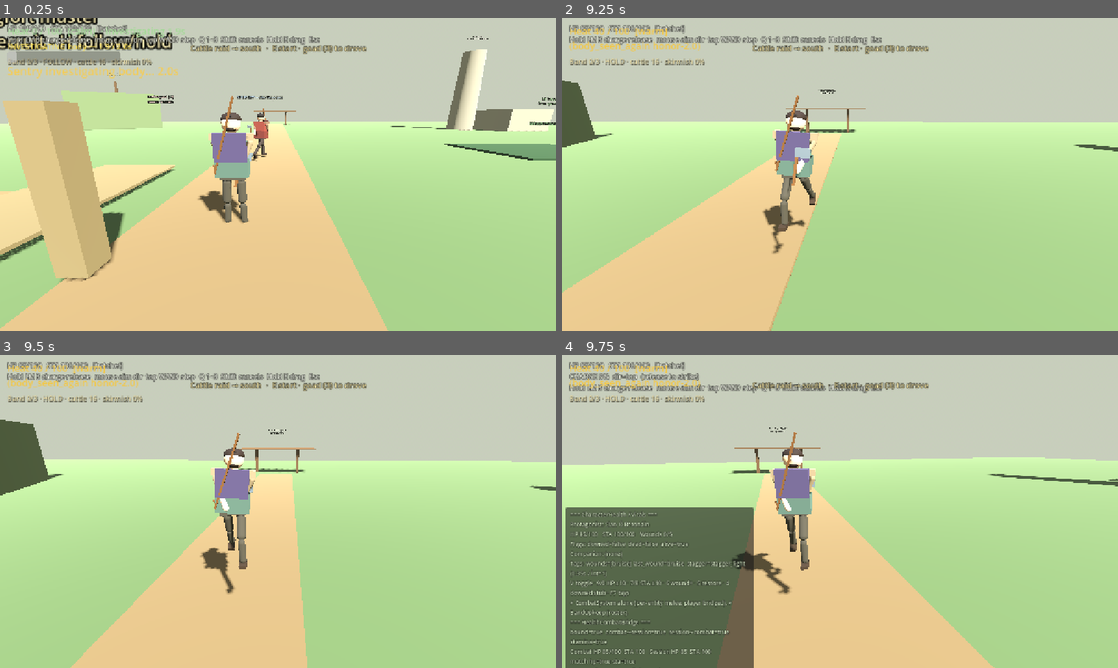
Above: before the commit, frames 1-4 (two rows, left to right).
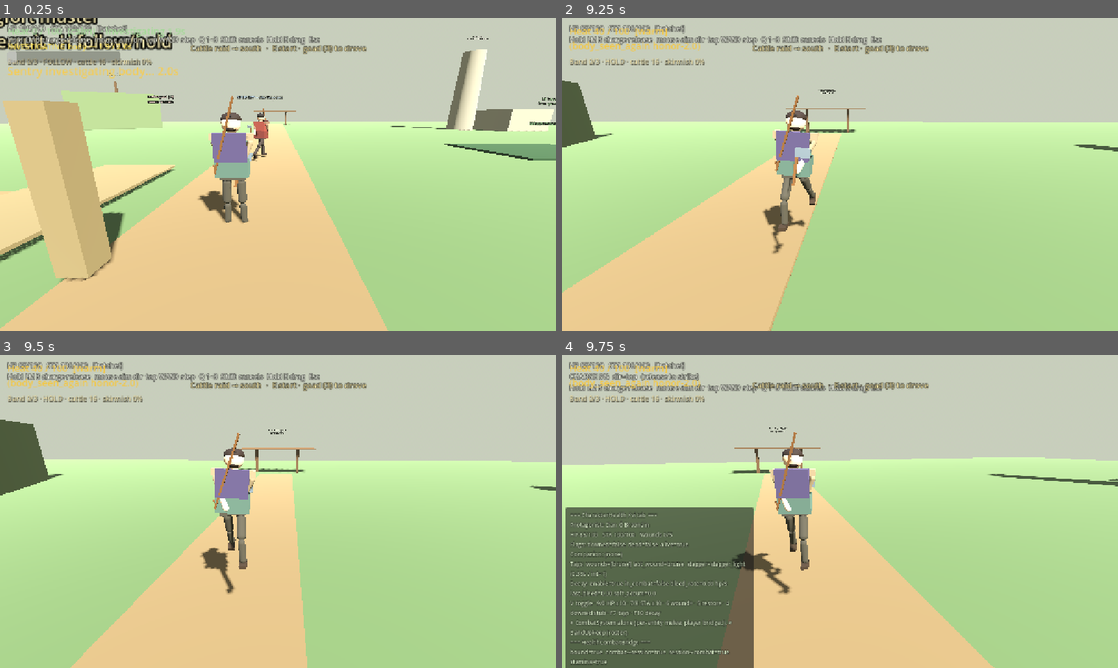
Above: after the commit, the same moments.

Repository: fortins4/devPlayground
Game: Godot game, scene res://scenes/main/main.tscn
The game is run twice, just before and just after one commit, with the same random seed, the same clock (stepped at 60 frames per second) and the same inputs.
Inputs (mouse positions are in pixels of both pictures, inside the frame that each line leads up to):
- Up to frame 1 (0.25 s): no input
- Up to frame 2 (9.25 s): tap Enter at 0.5 s; move the mouse to (867, 174) at 0.52 s; hold W (move_forward) 0.53-5.78 s; tap F at 0.6, 1.55, 2.3, 3.05, 3.8, 4.55, 5.3, 6.05, 6.8, 7.55, 8.3, 9.05 s; click (867, 174) at 0.67 s; tap Space (jump) at 0.77, 1.52, 3.02, 3.77, 4.52, 6.02, 6.77, 7.52, 9.02 s; move the mouse to (812, 174) at 1.27 s; right-click (812, 174) at 1.35 s; move the mouse to (851, 168) at 2.02 s; press the mouse at (851, 168) at 2.03 s; move the mouse to (834, 180) at 2.77 s; release the mouse at (834, 180) at 2.78 s; tap H (band_toggle) at 2.85 s; click (834, 180) at 2.92 s; move the mouse to (878, 177) at 3.52 s; hold Ctrl (crouch) 3.53-4.28 s; move the mouse to (795, 171) at 4.27 s; tap Q (cycle_weapon) at 4.35 s; move the mouse to (845, 174) at 5.02 s; hold E (interact) 5.03-5.78 s; click (845, 174) at 5.17 s; move the mouse to (817, 168) at 5.77 s; hold D (move_right) 5.78-6.53 s; tap Shift (sprint) at 5.85 s; move the mouse to (867, 174) at 6.52 s; hold 3 (weapon_goad) 6.53-7.28 s; hold W (move_forward) 6.53-8.78 s; move the mouse to (812, 174) at 7.27 s; tap 1 (weapon_hatchet) at 7.35 s; click (812, 174) at 7.42 s; move the mouse to (851, 168) at 8.02 s; hold 2 (weapon_knife) 8.03-8.78 s; move the mouse to (834, 180) at 8.77 s; hold A (move_left) from 8.78 s (still down); tap Delete at 8.85 s
- Up to frame 3 (9.5 s): keep holding A (move_left)
- Up to frame 4 (9.75 s): move the mouse to (878, 514) at 9.52 s; release A (move_left) at 9.53 s; hold W (move_forward) from 9.53 s (still down); tap V at 9.6 s; click (878, 514) at 9.67 s

Frames 1-3 are identical in both runs. In frame 4, 2.2% of the frame differs, in the area x 1-33%, y 50-100%.
Error in both runs: Stack overflow. Check for infinite recursion in your script. (res://scripts/autoload/world_clock.gd:247)

Commit message:
systems: bleed/wound decay over time table

Diff:
--- a/scripts/autoload/character_health.gd
+++ b/scripts/autoload/character_health.gd
@@ -43,6 +43,18 @@
 var last_stagger_duration_sec: float = 0.0
 var last_stagger_interrupt: int = 0
 
+## Bleed / wound decay (WoundDecayTable) — stub timers; wiped by clear/restore.
+## Parallel ages for wound_tags (same length). Soft counter decays ALWAYS
+## (table OOC gate off by default). See systems/combat/wound_decay_table.gd.
+var enable_wound_decay: bool = true
+## Godot / combat can set true to pause soft-counter when table OOC-only is on.
+var in_combat: bool = false
+var wound_tag_ages: Array[float] = []
+var _bleed_tick_accum: float = 0.0
+var _soft_wound_decay_accum: float = 0.0
+var last_bleed_hp: float = 0.0
+var last_bleed_rate: float = 0.0
+
 ## Death / downed stub — HUD can show "downed"; no fancy scene.
 var is_downed: bool = false
 var is_dead: bool = false
@@ -61,6 +73,14 @@
 
 func _ready() -> void:
 	_emit_all_player()
+
+
+func _process(delta: float) -> void:
+	if not enable_wound_decay:
+		return
+	if is_dead:
+		return
+	_tick_wound_decay(delta)
 
 
 func _emit_all_player() -> void:
@@ -190,6 +210,11 @@
 
 func clear_wound_tags() -> void:
 	wound_tags.clear()
+	wound_tag_ages.clear()
+	_bleed_tick_accum = 0.0
+	_soft_wound_decay_accum = 0.0
+	last_bleed_hp = 0.0
+	last_bleed_rate = 0.0
 	last_wound_tag = &""
 	last_stagger_tag = &""
 	last_stagger_duration_sec = 0.0
@@ -209,8 +234,12 @@
 		applied = add_wound(delta)
 	last_wound_tag = tag
 	wound_tags.append(tag)
+	wound_tag_ages.append(0.0)
 	while wound_tags.size() > MAX_WOUND_TAGS:
 		wound_tags.pop_front()
+		if wound_tag_ages.size() > 0:
+			wound_tag_ages.pop_front()
+	_sync_wound_tag_ages()
 	wound_tag_applied.emit(tag, delta)
 	return applied
 
@@ -371,6 +400,98 @@
 		companion_health_changed.emit(companion_hp, companion_max_hp)
 	companion_is_downed = companion_hp <= 0.0
 	return companion_hp - before
+
+
+# --- Bleed / wound decay (WoundDecayTable) ------------------------------------
+
+func set_in_combat(active: bool) -> void:
+	in_combat = active
+
+
+func get_wound_decay_debug_text() -> String:
+	return WoundDecayTable.get_debug_text(
+		wound_tags, wounds, _bleed_tick_accum, _soft_wound_decay_accum
+	)
+
+
+func dump_wound_decay_table() -> void:
+	print(get_wound_decay_debug_text())
+	print(
+		"CharacterHealth decay: enable=%s in_combat=%s bleed_rate=%.2f last_bleed=%.2f ages=%s" % [
+			str(enable_wound_decay),
+			str(in_combat),
+			last_bleed_rate,
+			last_bleed_hp,
+			str(wound_tag_ages),
+		]
+	)
+
+
+func _sync_wound_tag_ages() -> void:
+	## Keep ages array length-matched to wound_tags (pad/truncate).
+	while wound_tag_ages.size() < wound_tags.size():
+		wound_tag_ages.append(0.0)
+	while wound_tag_ages.size() > wound_tags.size():
+		wound_tag_ages.pop_back()
+
+
+func _tick_wound_decay(delta: float) -> void:
+	_sync_wound_tag_ages()
+	var has_tags := wound_tags.size() > 0
+	var has_wounds := wounds > 0
+	if not has_tags and not has_wounds:
+		_bleed_tick_accum = 0.0
+		_soft_wound_decay_accum = 0.0
+		last_bleed_rate = 0.0
+		return
+
+	# Age tags + clear expired.
+	if has_tags:
+		var keep_tags: Array[StringName] = []
+		var keep_ages: Array[float] = []
+		for i in range(wound_tags.size()):
+			var age := wound_tag_ages[i] + delta if i < wound_tag_ages.size() else delta
+			var tag: StringName = wound_tags[i]
+			var max_age := WoundDecayTable.decay_sec(tag)
+			if max_age > 0.0 and age >= max_age:
+				continue  # tag softens / clears
+			keep_tags.append(tag)
+			keep_ages.append(age)
+		wound_tags = keep_tags
+		wound_tag_ages = keep_ages
+		if wound_tags.is_empty():
+			last_wound_tag = &""
+
+	# Bleed HP from active tags (sum rates), applied on tick interval.
+	last_bleed_rate = WoundDecayTable.total_bleed_hp_per_sec(wound_tags)
+	if last_bleed_rate > 0.0 and hp > 0.0:
+		var interval := WoundDecayTable.resolve_tick_interval(wound_tags)
+		_bleed_tick_accum += delta
+		if _bleed_tick_accum >= interval:
+			var elapsed := _bleed_tick_accum
+			_bleed_tick_accum = 0.0
+			var dmg := last_bleed_rate * elapsed
+			last_bleed_hp = dmg
+			modify_hp(-dmg)
+	else:
+		_bleed_tick_accum = 0.0
+		last_bleed_hp = 0.0
+
+	# Soft wound counter decay (ALWAYS unless table OOC-only + in_combat).
+	if wounds > 0:
+		var ooc_only := WoundDecayTable.soft_wound_decay_out_of_combat_only()
+		var allow_soft := (not ooc_only) or (not in_combat)
+		if allow_soft:
+			_soft_wound_decay_accum += delta
+			var need := WoundDecayTable.soft_wound_decay_sec()
+			while wounds > 0 and _soft_wound_decay_accum >= need:
+				_soft_wound_decay_accum -= need
+				modify_wounds(-1)
+		# else: paused in combat — leave accum (or freeze); freeze for clarity
+		elif ooc_only and in_combat:
+			pass
+	else:
+		_soft_wound_decay_accum = 0.0
 
 
 # --- Snapshot / debug ----------------------------------------------------------
@@ -398,6 +519,13 @@
 		"last_stagger_tag": String(last_stagger_tag),
 		"last_stagger_duration_sec": last_stagger_duration_sec,
 		"last_stagger_interrupt": last_stagger_interrupt,
+		"enable_wound_decay": enable_wound_decay,
+		"in_combat": in_combat,
+		"last_bleed_rate": last_bleed_rate,
+		"last_bleed_hp": last_bleed_hp,
+		"bleed_tick_accum": _bleed_tick_accum,
+		"soft_wound_decay_accum": _soft_wound_decay_accum,
+		"wound_tag_ages": wound_tag_ages.duplicate(),
 		"debug_visible": debug_visible,
 	}
 
@@ -443,7 +571,16 @@
 			last_stagger_interrupt,
 		]
 	)
-	lines.append("V toggle · 9/0 HP ±10 · 7/8 STA ±10 · 6 wound+ · 5 restore · 4 downed stub · F7 tags")
+	lines.append(
+		"Decay: enable=%s in_combat=%s bleed_rate=%.2f hp/s last_bleed=%.2f soft_accum=%.1f" % [
+			str(enable_wound_decay),
+			str(in_combat),
+			last_bleed_rate,
+			last_bleed_hp,
+			_soft_wound_decay_accum,
+		]
+	)
+	lines.append("V toggle · 9/0 HP ±10 · 7/8 STA ±10 · 6 wound+ · 5 restore · 4 downed stub · F7 tags · F10 decay")
 	lines.append("≠ CombatSystem alone (per-entity melee; player bridged). ≠ BandUpkeep (roster).")
 	return "\n".join(lines)
 
--- a/scripts/ui/health_debug_hud.gd
+++ b/scripts/ui/health_debug_hud.gd
@@ -11,6 +11,7 @@
 ##   F7 — print CombatTags catalog + last applied stagger/wound tags
 ##   F8 — print BlockPostureTable dump + current posture / last resolve
 ##   F9 — print FlankBonusTable dump + last open-side resolve
+##   F10 — print WoundDecayTable dump + CharacterHealth live bleed/soft accum
 ##   9 / 0 — HP −10 / +10
 ##   7 / 8 — stamina −10 / +10
 ##   6 — add wound
@@ -76,6 +77,9 @@
 			KEY_F9:
 				_dump_flank_bonus_table()
 				get_viewport().set_input_as_handled()
+			KEY_F10:
+				_dump_wound_decay_table()
+				get_viewport().set_input_as_handled()
 			KEY_9:
 				if CharacterHealth:
 					CharacterHealth.modify_hp(-10.0)
@@ -191,6 +195,14 @@
 		combat.dump_flank_bonus_table()
 	else:
 		print(FlankBonusTable.get_debug_text())
+	_refresh()
+
+
+func _dump_wound_decay_table() -> void:
+	if CharacterHealth and CharacterHealth.has_method("dump_wound_decay_table"):
+		CharacterHealth.dump_wound_decay_table()
+	else:
+		print(WoundDecayTable.get_debug_text())
 	_refresh()
 
 
@@ -227,6 +239,10 @@
 		text += "\n" + combat.get_flank_bonus_debug_text()
 	else:
 		text += "\n" + FlankBonusTable.get_debug_text()
+	if CharacterHealth and CharacterHealth.has_method("get_wound_decay_debug_text"):
+		text += "\n" + CharacterHealth.get_wound_decay_debug_text()
+	else:
+		text += "\n" + WoundDecayTable.get_debug_text()
 	label.text = text
 
 
--- a/systems/combat/combat_tags.gd
+++ b/systems/combat/combat_tags.gd
@@ -7,7 +7,8 @@
 ## DATA + lookup helpers. CombatSystem wires a small apply path on hatchet hit;
 ## knife/goad get simple defaults.
 ##
-## Out of scope: full injury/limb sim, bleed ticks, permanent scars.
+## Bleed / decay rates live in WoundDecayTable (cut/deep bleed; bruise=0).
+## Out of scope here: full injury/limb sim, permanent scars, medical minigame.
 
 ## Short CC / interrupt tags (duration + optional interrupt_strength).
 const STAGGER: Dictionary = {
@@ -27,15 +28,15 @@
 const WOUND: Dictionary = {
 	&"bruise": {
 		"wound_delta": 0,
-		"notes": "blunt / glancing — tag only, no soft-counter tick",
+		"notes": "blunt / glancing — tag only; WoundDecayTable bleed=0, decays ~20s",
 	},
 	&"cut": {
 		"wound_delta": 1,
-		"notes": "edge bite — +1 soft wound",
+		"notes": "edge bite — +1 soft wound; bleed from WoundDecayTable (cut)",
 	},
 	&"deep": {
 		"wound_delta": 2,
-		"notes": "charged overhead / heavy bite — +2 soft wounds",
+		"notes": "charged overhead / heavy bite — +2 soft wounds; bleed from WoundDecayTable (deep)",
 	},
 }
 
@@ -98,12 +99,18 @@
 	if not WOUND.has(tag):
 		return {}
 	var e: Dictionary = WOUND[tag]
-	return {
+	var out := {
 		"tag": tag,
 		"kind": &"wound",
 		"wound_delta": int(e.get("wound_delta", 0)),
 		"notes": String(e.get("notes", "")),
 	}
+	# Optional link to WoundDecayTable bleed / decay (do not retune here).
+	var decay: Dictionary = WoundDecayTable.entry(tag)
+	if not decay.is_empty():
+		out["bleed_hp_per_sec"] = float(decay.get("bleed_hp_per_sec", 0.0))
+		out["decay_sec"] = float(decay.get("decay_sec", 0.0))
+	return out
 
 
 static func entry(tag: StringName) -> Dictionary:
@@ -214,9 +221,11 @@
 	lines.append("wound:")
 	for k in WOUND.keys():
 		var w := wound_entry(k)
+		var bleed := float(w.get("bleed_hp_per_sec", 0.0))
+		var dsec := float(w.get("decay_sec", 0.0))
 		lines.append(
-			"  %-14s delta=%+d  — %s" % [
-				String(k), int(w["wound_delta"]), String(w["notes"]),
+			"  %-14s delta=%+d  bleed=%.2f hp/s  decay=%.0fs  — %s" % [
+				String(k), int(w["wound_delta"]), bleed, dsec, String(w["notes"]),
 			]
 		)
 	lines.append("hatchet dir×tier → tags:")
--- /dev/null
+++ b/systems/combat/wound_decay_table.gd
@@ -0,0 +1,190 @@
+class_name WoundDecayTable
+extends RefCounted
+## Bleed / wound decay over time — greybox DATA surface.
+##
+## Per wound-tag bleed rates + tag clear times, plus soft wound-counter decay.
+## CharacterHealth ticks this when wounds/tags are present (stub — no full
+## injury sim). Feel (VFX, limp, bandage UI) stays Godot-owned.
+##
+## Soft wound counter rule (stub):
+##   ALWAYS decay −1 every SOFT_WOUND_DECAY_SEC while wounds > 0.
+##   Independent of named tags. clear_wounds / restore_full wipe timers.
+##   Godot may later gate with out-of-combat; table exposes the flag for that.
+##
+## Tag rule:
+##   Each active CombatTags wound tag ages; after decay_sec it is removed
+##   (softens/clears). While present, bleed_hp_per_sec contributes to HP drain
+##   (bruise = 0). Tag clear does NOT auto-adjust the integer wound counter.
+##
+## Out of scope: permanent scars, limb loss, medical minigame.
+
+## Shared bleed apply cadence (seconds between HP ticks).
+const TICK_INTERVAL_SEC: float = 0.5
+
+## Soft integer wound counter: −1 every this many seconds while wounds > 0.
+const SOFT_WOUND_DECAY_SEC: float = 30.0
+
+## When true, soft-counter decay only runs while CharacterHealth reports
+## not-in-combat. Stub default false = always decay (no combat gate required).
+const SOFT_WOUND_DECAY_OUT_OF_COMBAT_ONLY: bool = false
+
+## Per CombatTags wound id: bleed_hp_per_sec, decay_sec (tag clear), notes.
+## tick_interval falls back to TICK_INTERVAL_SEC when omitted / ≤ 0.
+const BY_TAG: Dictionary = {
+	&"bruise": {
+		"bleed_hp_per_sec": 0.0,
+		"decay_sec": 20.0,
+		"tick_interval": 0.5,
+		"notes": "no bleed — tag fades after decay_sec",
+	},
+	&"cut": {
+		"bleed_hp_per_sec": 1.0,
+		"decay_sec": 45.0,
+		"tick_interval": 0.5,
+		"notes": "edge bleed — links CombatTags cut → table rate",
+	},
+	&"deep": {
+		"bleed_hp_per_sec": 2.5,
+		"decay_sec": 70.0,
+		"tick_interval": 0.5,
+		"notes": "heavy bleed — links CombatTags deep → table rate",
+	},
+}
+
+
+static func has_tag(tag: StringName) -> bool:
+	return BY_TAG.has(tag)
+
+
+static func entry(tag: StringName) -> Dictionary:
+	if not BY_TAG.has(tag):
+		return {}
+	var e: Dictionary = BY_TAG[tag]
+	var tick := float(e.get("tick_interval", TICK_INTERVAL_SEC))
+	if tick <= 0.0:
+		tick = TICK_INTERVAL_SEC
+	return {
+		"tag": tag,
+		"bleed_hp_per_sec": float(e.get("bleed_hp_per_sec", 0.0)),
+		"decay_sec": float(e.get("decay_sec", 0.0)),
+		"tick_interval": tick,
+		"notes": String(e.get("notes", "")),
+	}
+
+
+static func bleed_hp_per_sec(tag: StringName) -> float:
+	return float(entry(tag).get("bleed_hp_per_sec", 0.0))
+
+
+static func decay_sec(tag: StringName) -> float:
+	return float(entry(tag).get("decay_sec", 0.0))
+
+
+static func tick_interval(tag: StringName = &"") -> float:
+	if tag != &"" and BY_TAG.has(tag):
+		return float(entry(tag).get("tick_interval", TICK_INTERVAL_SEC))
+	return TICK_INTERVAL_SEC
+
+
+## Sum bleed rates for a list of wound tags (unknown tags contribute 0).
+static func total_bleed_hp_per_sec(tags: Array) -> float:
+	var total := 0.0
+	for item in tags:
+		var sn: StringName = item as StringName if typeof(item) == TYPE_STRING_NAME else StringName(str(item))
+		total += bleed_hp_per_sec(sn)
+	return total
+
+
+## Shortest positive tick interval among tags; else global default.
+static func resolve_tick_interval(tags: Array) -> float:
+	var best := TICK_INTERVAL_SEC
+	var found := false
+	for item in tags:
+		var sn: StringName = item as StringName if typeof(item) == TYPE_STRING_NAME else StringName(str(item))
+		var e := entry(sn)
+		if e.is_empty():
+			continue
+		var t := float(e.get("tick_interval", TICK_INTERVAL_SEC))
+		if t <= 0.0:
+			continue
+		if not found or t < best:
+			best = t
+			found = true
+	return best
+
+
+static func soft_wound_decay_sec() -> float:
+	return SOFT_WOUND_DECAY_SEC
+
+
+static func soft_wound_decay_out_of_combat_only() -> bool:
+	return SOFT_WOUND_DECAY_OUT_OF_COMBAT_ONLY
+
+
+static func to_debug_dict() -> Dictionary:
+	var by_tag: Dictionary = {}
+	for k in BY_TAG.keys():
+		by_tag[String(k)] = entry(k)
+	return {
+		"tick_interval_sec": TICK_INTERVAL_SEC,
+		"soft_wound_decay_sec": SOFT_WOUND_DECAY_SEC,
+		"soft_wound_decay_out_of_combat_only": SOFT_WOUND_DECAY_OUT_OF_COMBAT_ONLY,
+		"soft_wound_rule": (
+			"−1 wound every %.0fs ALWAYS while wounds>0 (stub; OOC gate off)"
+			% SOFT_WOUND_DECAY_SEC
+			if not SOFT_WOUND_DECAY_OUT_OF_COMBAT_ONLY
+			else "−1 wound every %.0fs only when out of combat" % SOFT_WOUND_DECAY_SEC
+		),
+		"by_tag": by_tag,
+	}
+
+
+static func get_debug_text(
+	active_tags: Array = [],
+	wounds: int = -1,
+	bleed_accum: float = -1.0,
+	soft_accum: float = -1.0,
+) -> String:
+	var d := to_debug_dict()
+	var lines: PackedStringArray = PackedStringArray()
+	lines.append("=== WoundDecayTable (bleed / soft decay) ===")
+	lines.append(
+		"tick=%.2fs  soft_counter −1 / %.0fs  ooc_only=%s" % [
+			float(d["tick_interval_sec"]),
+			float(d["soft_wound_decay_sec"]),
+			str(d["soft_wound_decay_out_of_combat_only"]),
+		]
+	)
+	lines.append("rule: %s" % str(d["soft_wound_rule"]))
+	lines.append("tag: bleed while present; after decay_sec tag clears (counter separate)")
+	lines.append("by tag:")
+	for k in [&"bruise", &"cut", &"deep"]:
+		var e := entry(k)
+		if e.is_empty():
+			continue
+		lines.append(
+			"  %-8s bleed=%.2f hp/s  decay=%.0fs  tick=%.2fs  — %s" % [
+				String(k),
+				float(e["bleed_hp_per_sec"]),
+				float(e["decay_sec"]),
+				float(e["tick_interval"]),
+				String(e["notes"]),
+			]
+		)
+	if active_tags.size() > 0 or wounds >= 0:
+		var names: PackedStringArray = PackedStringArray()
+		for t in active_tags:
+			names.append(String(t))
+		var bleed_rate := total_bleed_hp_per_sec(active_tags)
+		var live := "tags=[%s] bleed_rate=%.2f hp/s" % [", ".join(names), bleed_rate]
+		if wounds >= 0:
+			live += "  wounds=%d" % wounds
+		if bleed_accum >= 0.0:
+			live += "  bleed_accum=%.2f" % bleed_accum
+		if soft_accum >= 0.0:
+			live += "  soft_accum=%.1f" % soft_accum
+		lines.append("live: %s" % live)
+	else:
+		lines.append("live: (no session probe)")
+	lines.append("F5 probe: press F10 — wound decay dump (see systems/combat/README.md)")
+	return "\n".join(lines)
Not shown, added: systems/combat/wound_decay_table.gd.uid
Not shown, changed: systems/combat/README.md
Not shown, changed: systems/health/README.md
